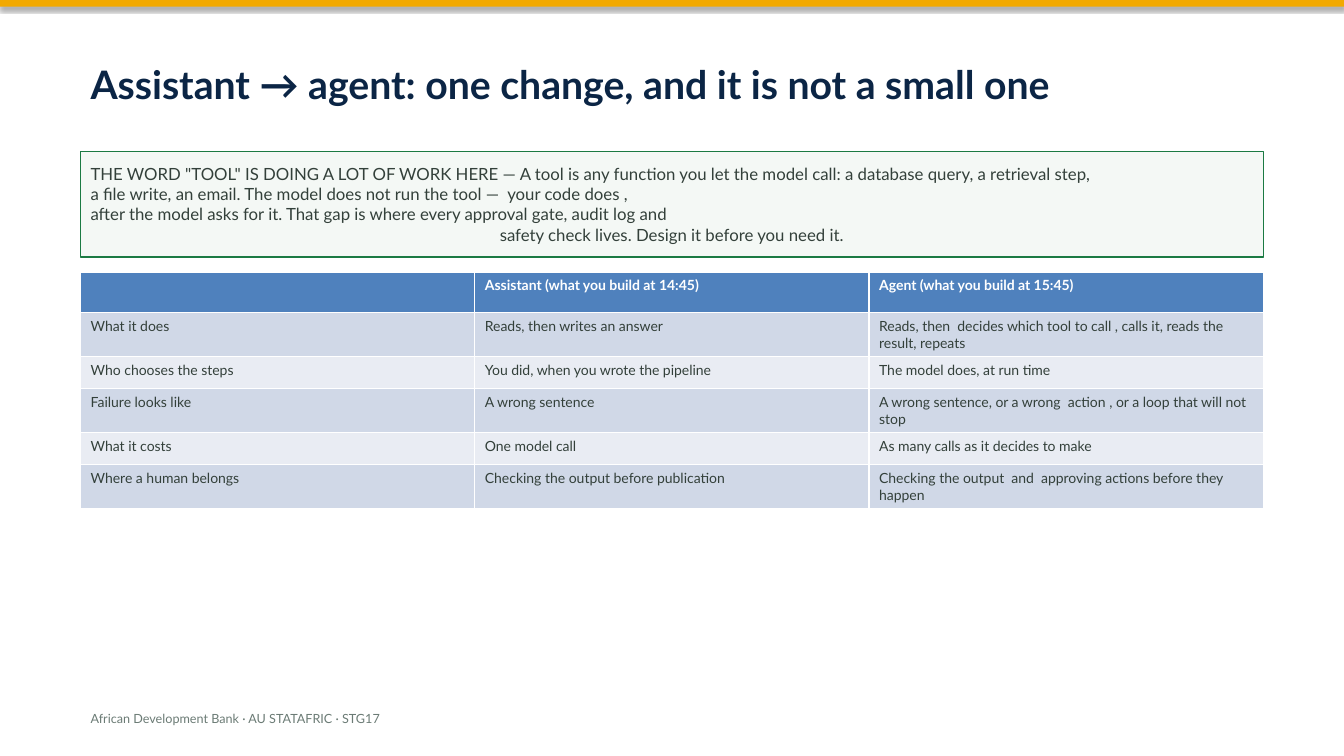
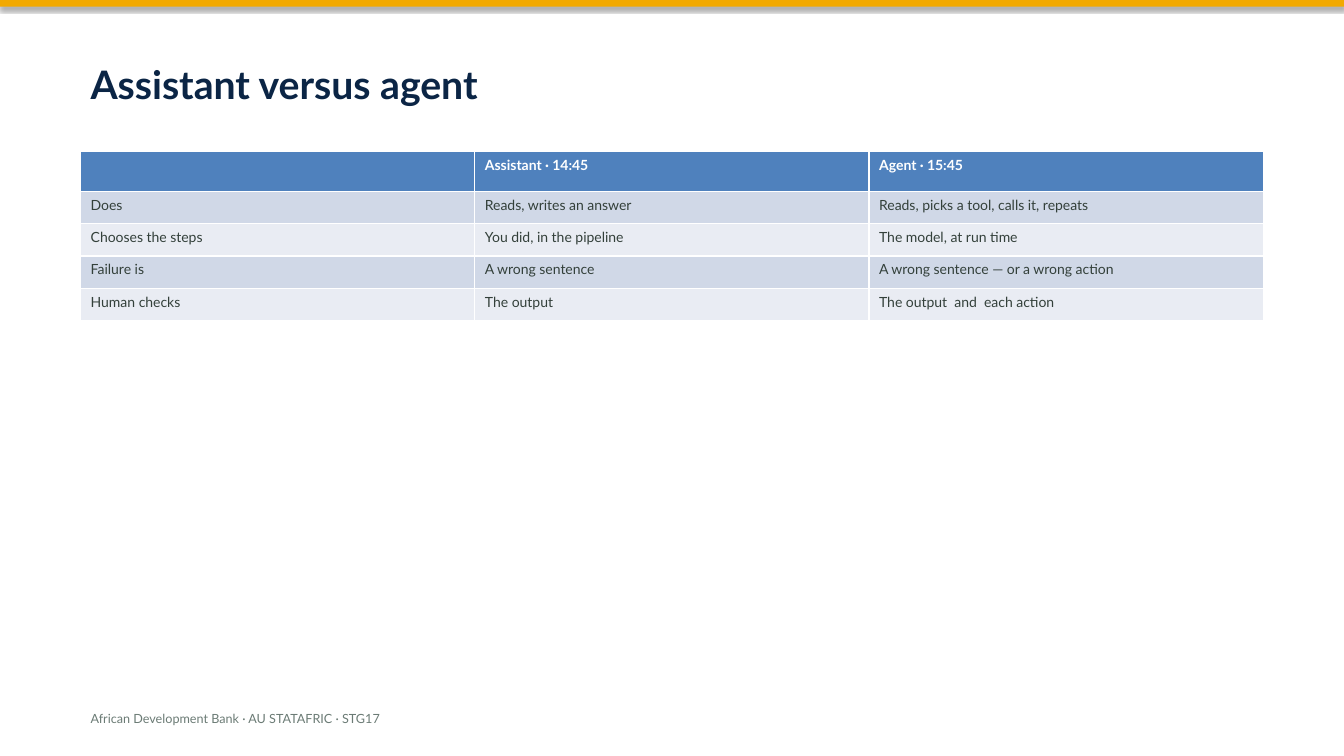
Before and after one commit to datainnov4africa-web/stg17-workshop, a slide deck: slide 12 of docs/slides/pptx/01-ai-family-tree-en.pptx (slide 9 before the commit). Drawn at 1344x756 pixels with LibreOffice and Linux fonts; fonts in the diff are those of the drawing. Boxes give left, top, right and bottom in pixels: in the first picture for what was removed or moved away, otherwise in the second. Text is boxed around its words. In the diff, an @@ line names an element or a change of style, - is before the commit and + after.

```diff
--- a/docs/slides/pptx/01-ai-family-tree-en.pptx
+++ b/docs/slides/pptx/01-ai-family-tree-en.pptx
@@ text at box(91, 70, 477, 106): text changed @@
-Assistant → agent: one change, and it is not a small one
+Assistant versus agent
@@ table at box(81, 151, 1263, 314) @@
-row 1:  | Assistant (what you build at 14:45) | Agent (what you build at 15:45)
-row 2: What it does | Reads, then writes an answer | Reads, then decides which tool to call , calls it, reads the result, repeats
-row 3: Who chooses the steps | You did, when you wrote the pipeline | The model does, at run time
-row 4: Failure looks like | A wrong sentence | A wrong sentence, or a wrong action , or a loop that will not stop
-row 5: What it costs | One model call | As many calls as it decides to make
-row 6: Where a human belongs | Checking the output before publication | Checking the output and approving actions before they happen
+row 1:  | Assistant · 14:45 | Agent · 15:45
+row 2: Does | Reads, writes an answer | Reads, picks a tool, calls it, repeats
+row 3: Chooses the steps | You did, in the pipeline | The model, at run time
+row 4: Failure is | A wrong sentence | A wrong sentence — or a wrong action
+row 5: Human checks | The output | The output and each action
@@ table: place and size @@
-table at box(81, 272, 1263, 507)
+table at box(81, 151, 1263, 314)
@@ rectangle removed at box(81, 151, 1263, 257) @@
-THE WORD "TOOL" IS DOING A LOT OF WORK HERE — A tool is any function you let the model call: a database query, a retrieval step,
-a file write, an email. The model does not run the tool — your code does ,
-after the model asks for it. That gap is where every approval gate, audit log and
-safety check lives. Design it before you need it.
```
Also in this commit, not shown: 10 other slides changed, 6 slides added, 2 slides removed, 11 other files.
